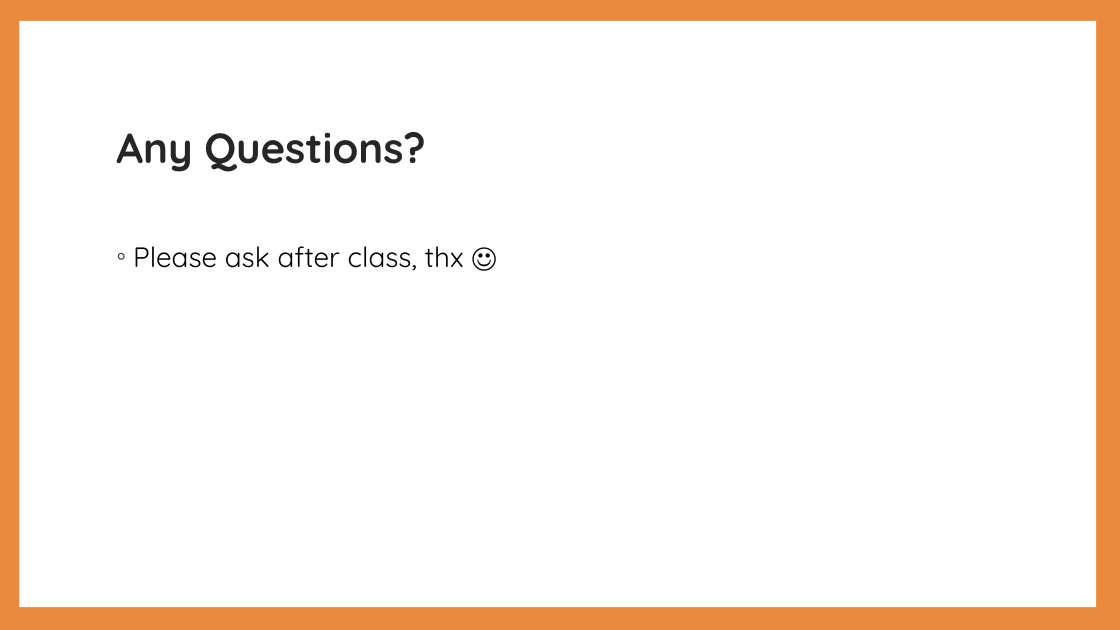
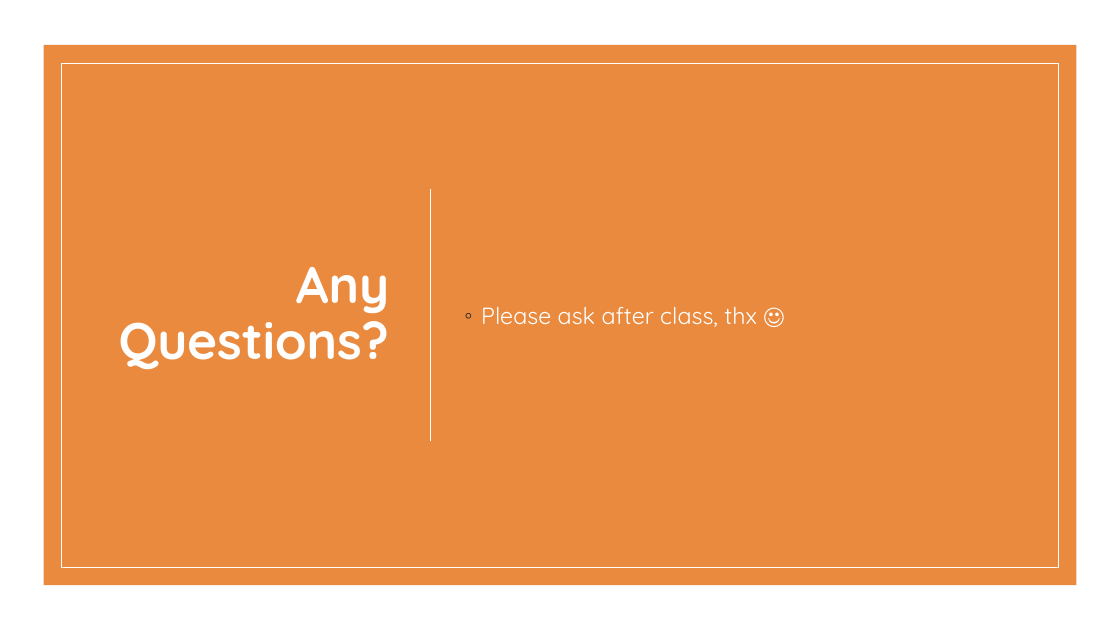
Before and after one commit to MG1982/eatUp, a slide deck: slide 11 of assets/powerpoint/eatUP Powerpoint.pptx. Drawn at 1120x630 pixels with LibreOffice and Linux fonts; fonts in the diff are those of the drawing. Boxes give left, top, right and bottom in pixels: in the first picture for what was removed or moved away, otherwise in the second. Text is boxed around its words. In the diff, an @@ line names an element or a change of style, - is before the commit and + after.

```diff
--- a/assets/powerpoint/eatUP Powerpoint.pptx
+++ b/assets/powerpoint/eatUP Powerpoint.pptx
@@ rectangle: place and size @@
-rectangle at box(19, 21, 1096, 607)
+rectangle at box(0, 0, 1120, 630)
@@ rectangle: place and size @@
-rectangle at box(0, 0, 1120, 630)
+rectangle at box(44, 45, 1077, 585)
@@ rectangle added at box(61, 63, 1059, 567), outline #FFFFFF 0.5 pt @@
@@ title "Any Questions?": place and size @@
-title "Any Questions?" at box(116, 132, 425, 172)
+title "Any Questions?" at box(119, 267, 389, 370)
@@ title "Any Questions?" at box(119, 267, 389, 370): size 36 to 44 pt, text colour #262626 to #FFFFFF; alignment left to right @@
@@ text "Please ask after class, thx ...": place and size @@
-text "Please ask after class, thx ..." at box(133, 246, 464, 271)
+text "Please ask after class, thx ..." at box(481, 307, 757, 327)
@@ text "Please ask after class, thx ..." at box(481, 307, 757, 327): size 24 to 20 pt, text colour #000000 to #FFFFFF; vertical alignment top to middle @@
@@ line added from (430, 189) to (430, 441), #FFFFFF 1.25 pt @@
```
Also in this commit, not shown: 6 other slides changed, 1 other file.
